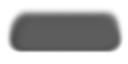
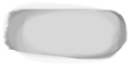
Layer changes from the first 128x64 image to the second:
painted on "Layer 1" over [2, 2, 128, 64]
